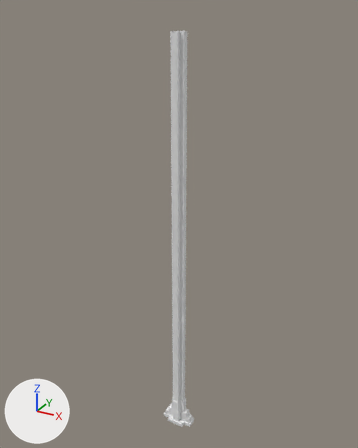
The glTF model assets/models/columns/column_inner.glb, before and after one commit.
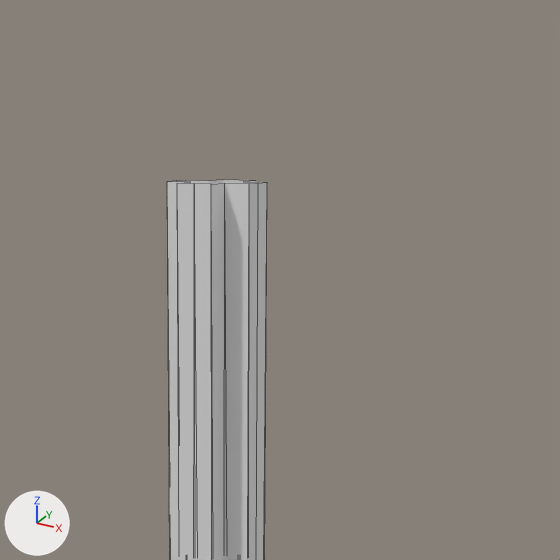
There are two pictures of each version: one whole from a camera (50 mm lens) standing at (55.4, -100.7, 114.9) and looking at (-1.5, 2.8, 63.2), one close up on the part from 40% to 66% of the width and 0% to 21% of the height. Lighting does not change. The marker at lower left points along +X, +Y and +Z. The close-ups show mesh edges as thin lines. Vertices at the same position are counted once.

The first close-up shows 'ColumnInner-col'.
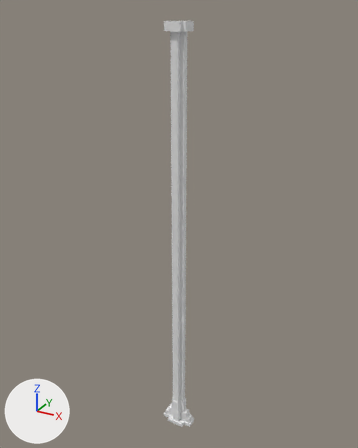
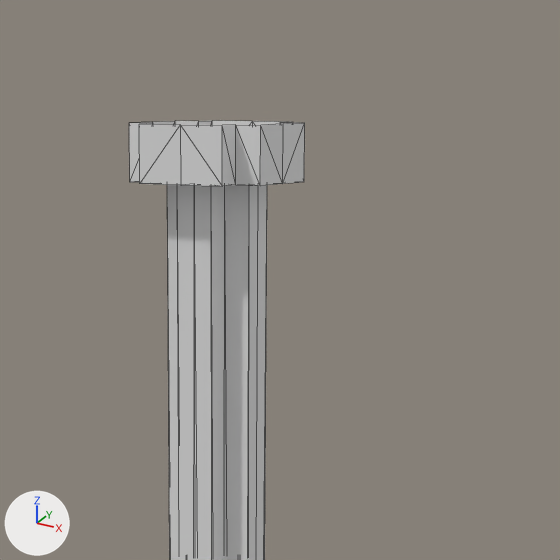
The change, as a list of edits to the scene's bpy script:
```text
Change me_columninner:
    used by ob_columninner_col; location = (0.0, 0.0, 0.0)
    remove me_columninner.from_pydata(...)  # 160 vertices, 288 faces; spans x -4.5..4.5, y -2.6..2.6, z 0.0..110.0
    add me_columninner.from_pydata(...)  # 192 vertices, 352 faces; spans x -4.5..4.5, y -2.7..2.7, z 0.0..112.0
    me_columninner part 1
    26 vertices are added at x -2.7..2.7, y -2.7..2.7, z 110.0..112.0
    6 new vertices lie (0.0, 0.0, 2.0) away from vertices in x -1.7..1.7, y -2.7..2.7, z 110.0
    64 new faces join them
```

Changed parts and their boxes [x1, y1, x2, y2] in the close-ups (560 x 560 px):
'ColumnInner-col', reshaped: before [167, 180, 267, 560]; after [129, 121, 305, 560]
part 1 of me_columninner, added: after [129, 121, 305, 186]
